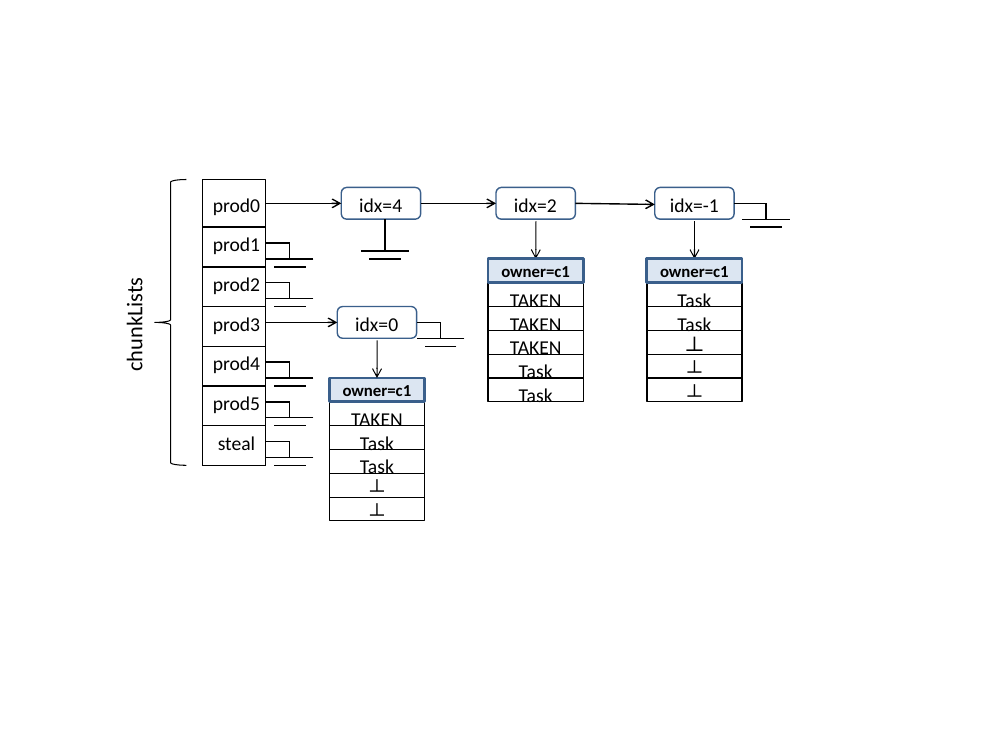
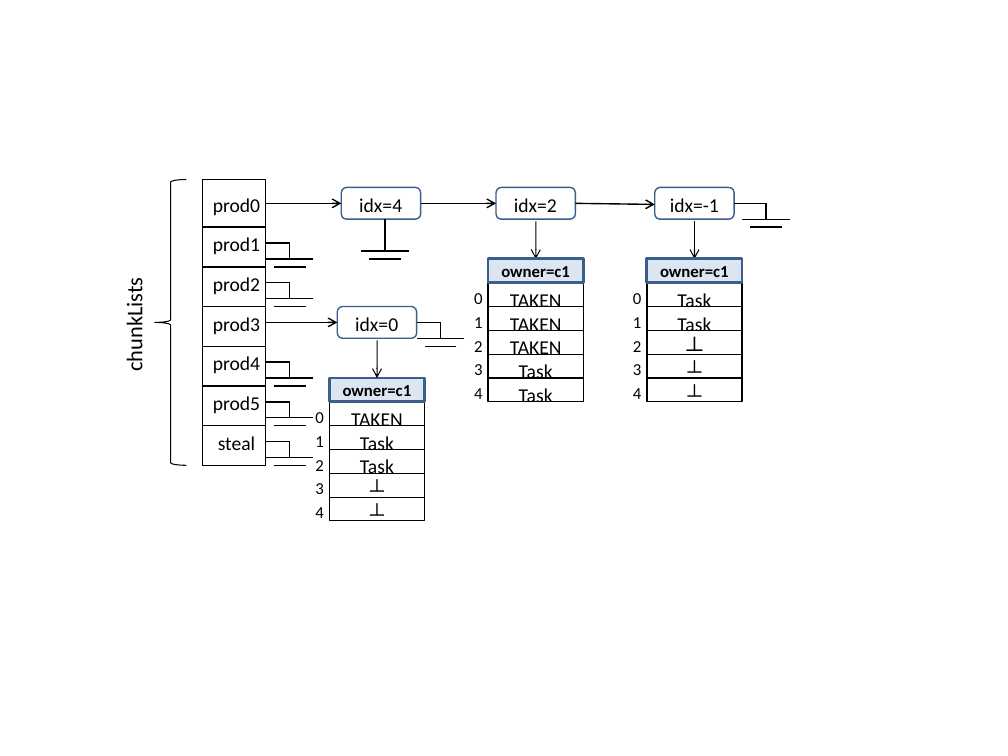
Before and after one commit to Jokeren/COMP522, a slide deck: slide 2 of paper/figures/figures.pptx. Drawn at 1008x756 pixels with LibreOffice and Linux fonts; fonts in the diff are those of the drawing. Boxes give left, top, right and bottom in pixels: in the first picture for what was removed or moved away, otherwise in the second. Text is boxed around its words. In the diff, an @@ line names an element or a change of style, - is before the commit and + after.

```diff
--- a/paper/figures/figures.pptx
+++ b/paper/figures/figures.pptx
@@ group added at box(474, 293, 482, 399): 5 texts @@
+0
+1
+2
+3
+4
@@ group added at box(633, 293, 641, 399): 5 texts @@
+0
+1
+2
+3
+4
@@ group added at box(315, 412, 323, 518): 5 texts @@
+0
+1
+2
+3
+4
```
Also in this commit, not shown: 11 other files.
